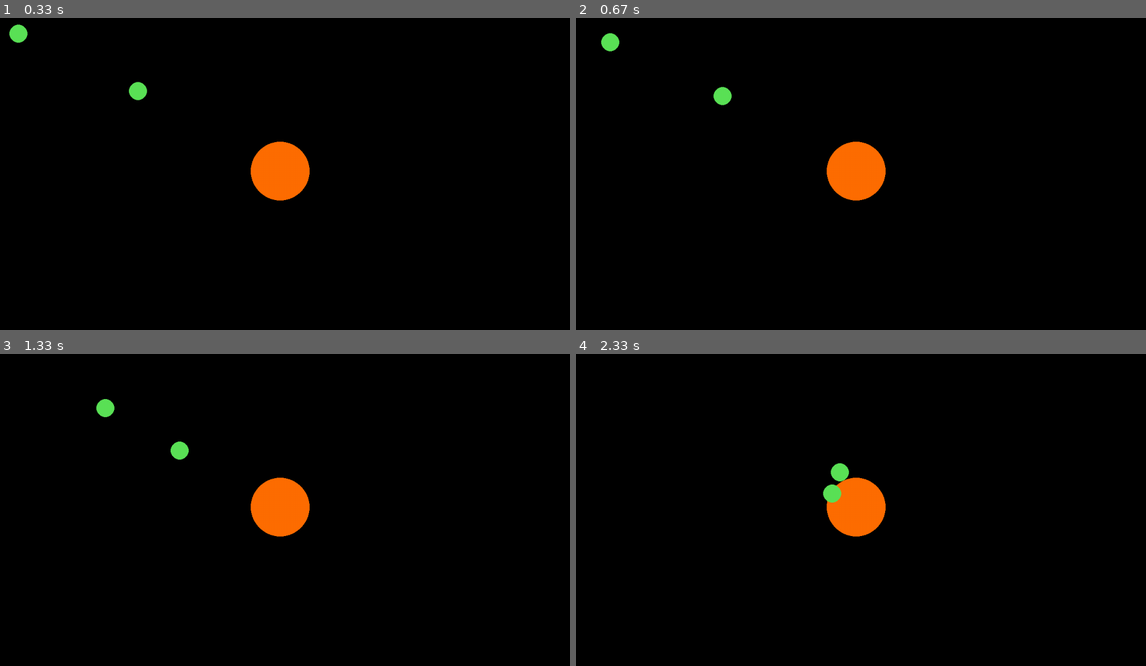
Above: before the commit, frames 1-4 (two rows, left to right).
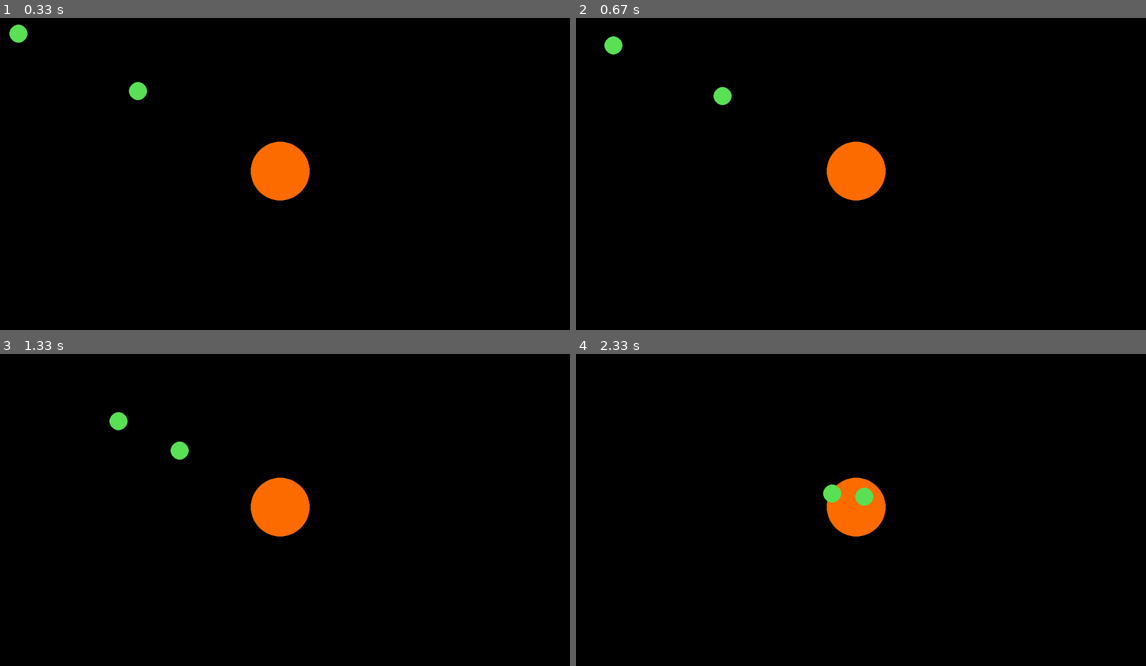
Above: after the commit, the same moments.

Repository: JoelWester/pygames
Game: pygame game, started from SpaceGame.py
Same seed, same stepped clock (60 frames per second), same inputs: the game is played once before the commit and once after it.
Inputs (mouse positions are in pixels of both pictures, inside the frame that each line leads up to):
- Up to frame 1 (0.33 s): no input
- Up to frame 2 (0.67 s): press the mouse at (832, 186) at 0.37 s; move the mouse to (940, 174) at 0.47 s; release the mouse at (1043, 161) at 0.6 s
- Up to frame 3 (1.33 s): hold D 0.67-1.13 s; move the mouse to (285, 528) at 0.7 s; hold W from 1.17 s (still down)
- Up to frame 4 (2.33 s): release W at 1.47 s; hold D 1.5-1.97 s; hold A from 2 s (still down)

Frame 1 is identical in both runs. In frame 2, 0.1% of the frame differs, in the area x 4-9%, y 4-12%; in frame 3, 0.3%, in the area x 16-23%, y 14-25%; in frame 4, 0.3%.

Commit message:
Add files via upload
SpaceGame added mouse control

Diff:
--- a/SpaceGame.py
+++ b/SpaceGame.py
@@ -47,11 +47,14 @@
         pygame.draw.circle(screen, (91, 226, 87), planet.position, 20)
     pygame.draw.circle(screen, (91, 226, 87), ship.position, 20)
 
+#Is the mouse pressed down?
+mouseDown = False
 
 while True:
     counter += 1
-    #Keyboard Input
+    #Input
     for event in pygame.event.get():
+        #Keyboard
         if event.type == pygame.QUIT or pygame.key.get_pressed()[pygame.K_q]:
             pygame.quit()
         if pygame.key.get_pressed()[pygame.K_a]:
@@ -62,6 +65,18 @@
             ship.velocity = (ship.velocity[0]+0.2, ship.velocity[1])
         if pygame.key.get_pressed()[pygame.K_s]:
             ship.velocity = (ship.velocity[0], ship.velocity[1]+0.2)
+        #Mouse
+        if event.type == pygame.MOUSEBUTTONUP:
+            mouseDown = False
+        if event.type == pygame.MOUSEBUTTONDOWN or mouseDown:
+            print("\nMouse Down\n")
+            if not mouseDown:
+                mouseDown = True
+            mousePos = pygame.mouse.get_pos()
+            vector = ship.position[0]-mousePos[0], ship.position[1]-mousePos[1]
+            magnitude = math.sqrt(vector[0]*vector[0]+vector[1]*vector[1])
+            unitVector = vector[0]//magnitude, vector[1]//magnitude
+            ship.velocity = ship.velocity[0]-unitVector[0]*0.2, ship.velocity[1]-unitVector[1]*0.2
     #Ship updates
     distance = from_centre(ship.position[0], ship.position[1])
     print('distance: ', distance)
